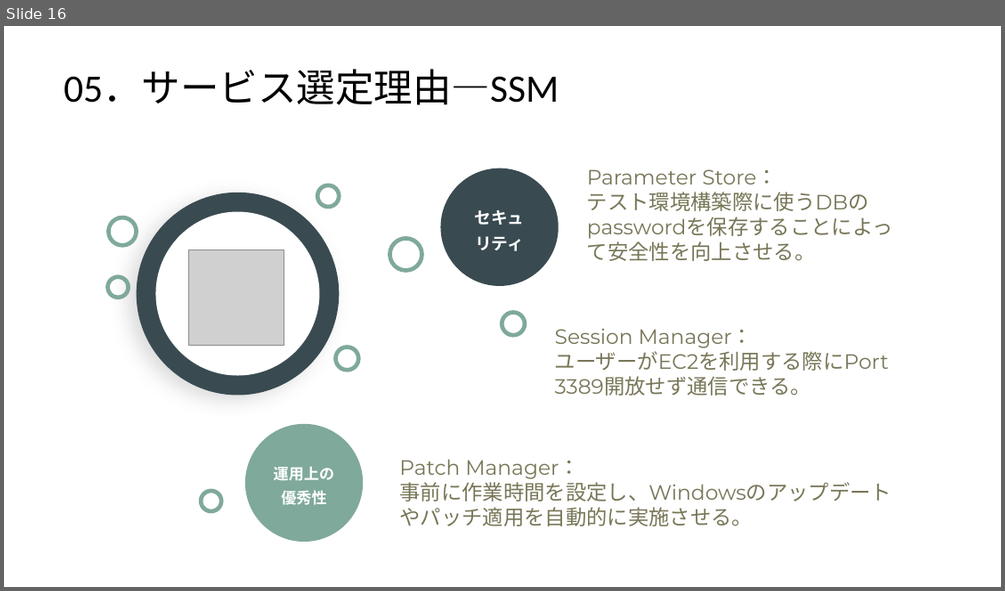
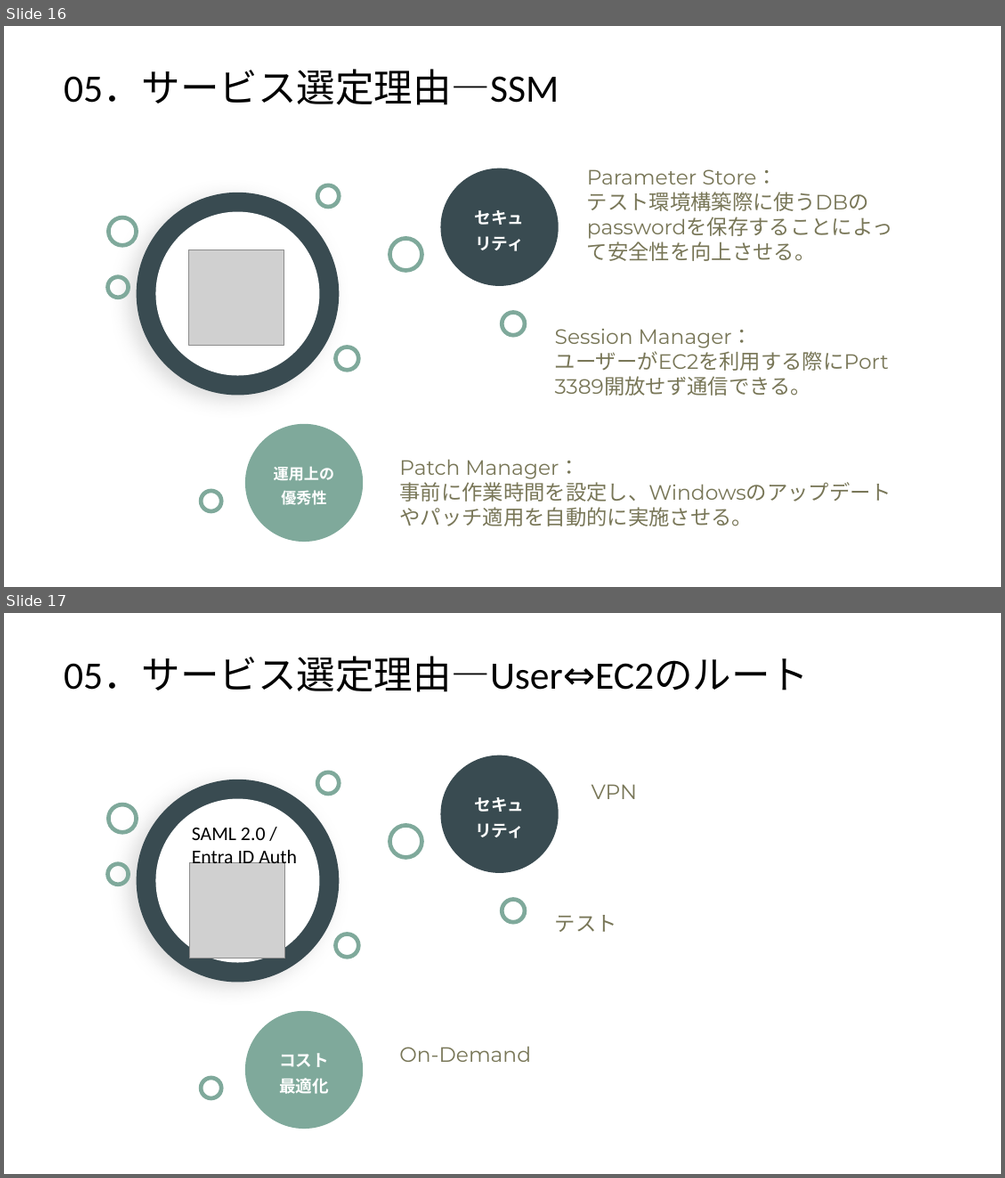
Before and after one commit to hu357159/AWS-architecture-Staging-Deployment, a slide deck: 3223.pptx. Shown one above the other, each under a label of ours: slide 16 before the commit, slides 16 and 17 after it. The pictures are 1005x591 and 1005x1178 pixels, drawn with LibreOffice and Linux fonts; fonts in the diff are those of the drawing; grey boxes stand for pictures; background and template pictures are left out. Boxes give left, top, right and bottom in pixels: in the first picture for what was removed or moved away, otherwise in the second. Text is boxed around its words. In the diff, an @@ line names an element or a change of style, - is before the commit and + after.

```diff
--- a/3223.pptx
+++ b/3223.pptx
@@ slide 17 added at [4,613,1001,1174], background #FFFFFF @@
@@ text added at [64,657,563,692], 28 pt, text #000000 @@
+05．サービス選定理由―User⇔EC2のルート
@@ ellipse added at [317,772,338,794], outline #7FA99B 3 pt @@
@@ ellipse added at [441,755,558,873], fill #394B51, 12 pt, text #FFFFFF, bold @@
+セキュリティ
@@ ellipse added at [137,779,339,981], fill #394B51 @@
@@ ellipse added at [155,798,319,962], fill #FFFFFF @@
@@ text added at [591,784,637,799], 15 pt, text #787657 @@
+VPN
@@ ellipse added at [109,804,137,832], outline #7FA99B 3 pt @@
@@ ellipse added at [389,826,421,857], outline #7FA99B 3 pt @@
@@ text added at [192,827,297,869], 14 pt, text #000000 @@
+SAML 2.0 /
+Entra ID Auth
@@ ellipse added at [107,864,129,885], outline #7FA99B 3 pt @@
@@ picture added at [189,863,285,959] @@
@@ ellipse added at [502,899,525,922], outline #7FA99B 3 pt @@
@@ text added at [555,915,617,932], 15 pt, text #787657 @@
+テスト
@@ ellipse added at [336,934,359,957], outline #7FA99B 3 pt @@
@@ ellipse added at [245,1011,363,1128], fill #7FA99B, 12 pt, text #FFFFFF, bold @@
+コスト最適化
@@ text added at [399,1046,531,1062], 15 pt, text #787657 @@
+On-Demand
@@ ellipse added at [201,1078,221,1098], outline #7FA99B 3 pt @@
```
Also in this commit, not shown: 1 slide changed, 4 other files.
